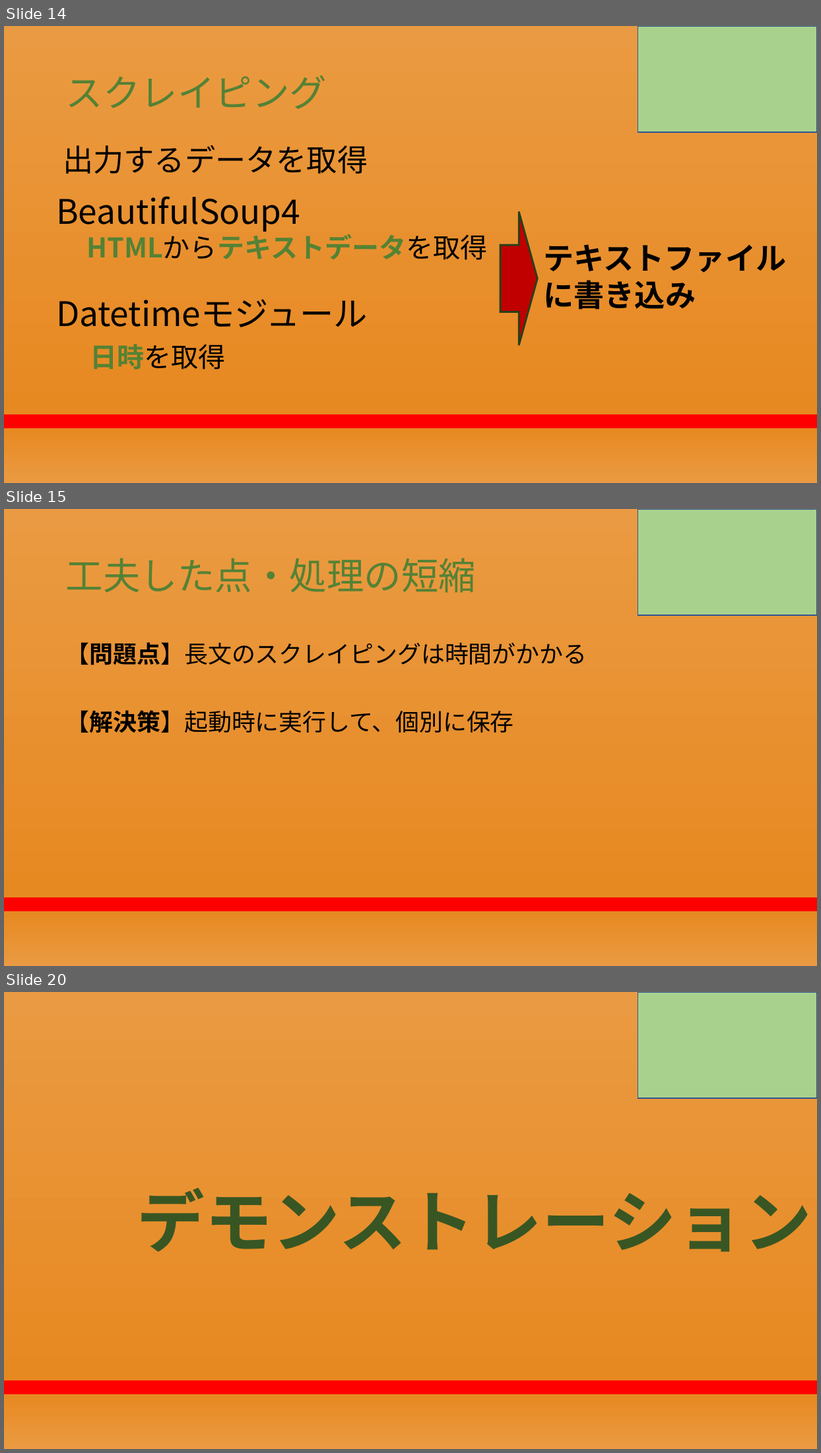
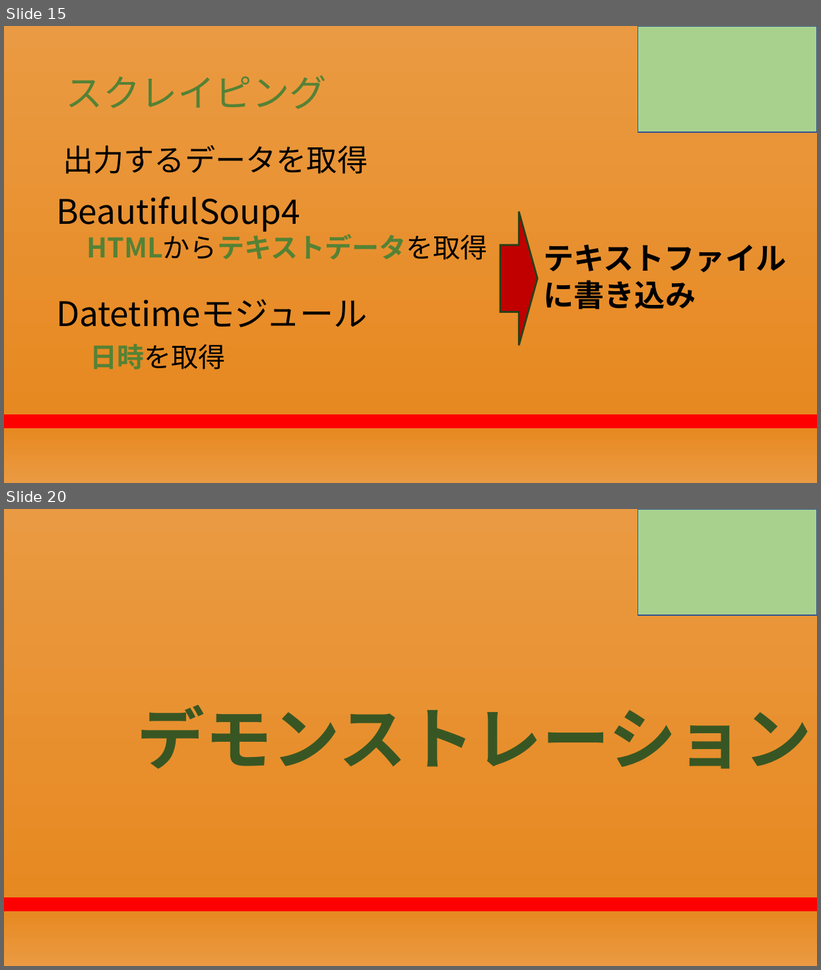
Before and after one commit to RikiishiSuzunosuke/AIspeaker_yosie, a slide deck: presentation/第二回プレゼン_アウトライン.pptx. Shown one above the other, each under a label of ours: slides 14, 15 and 20 before the commit, slides 15 and 20 after it; the slides between them are not shown. The pictures are 821x1453 and 821x970 pixels, drawn with LibreOffice and Linux fonts; fonts in the diff are those of the drawing. Boxes give left, top, right and bottom in pixels: in the first picture for what was removed or moved away, otherwise in the second. Text is boxed around its words. In the diff, an @@ line names an element or a change of style, - is before the commit and + after.

```diff
--- a/presentation/第二回プレゼン_アウトライン.pptx
+++ b/presentation/第二回プレゼン_アウトライン.pptx
@@ slide 15 removed at [4,509,817,966], background gradient #EA9A42 to #E78921 to #FF0000 @@
@@ rectangle removed at [638,509,817,615] @@
@@ title removed at [66,558,476,593] @@
-工夫した点・処理の短縮
@@ text removed at [66,642,587,733] @@
-【問題点】長文のスクレイピングは時間がかかる
-【解決策】起動時に実行して、個別に保存
@@ what was slide 14 is now slide 15 @@
```
Also in this commit, not shown: 14 slides changed, 2 slides added, 5 other files.
